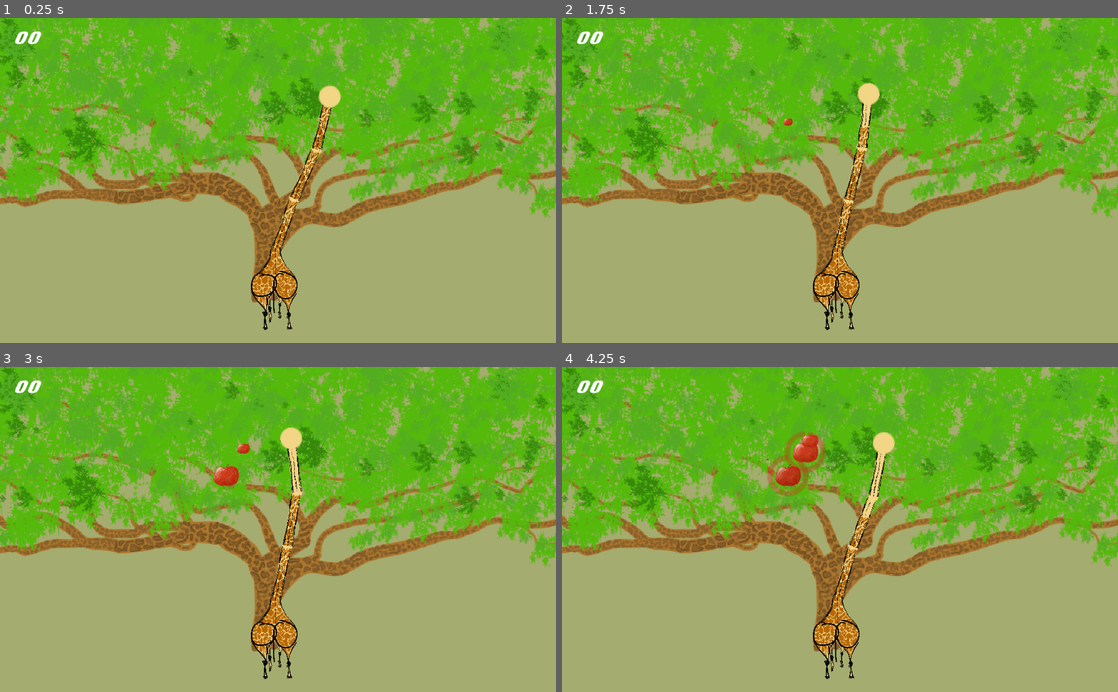
Above: before the commit, frames 1-4 (two rows, left to right).
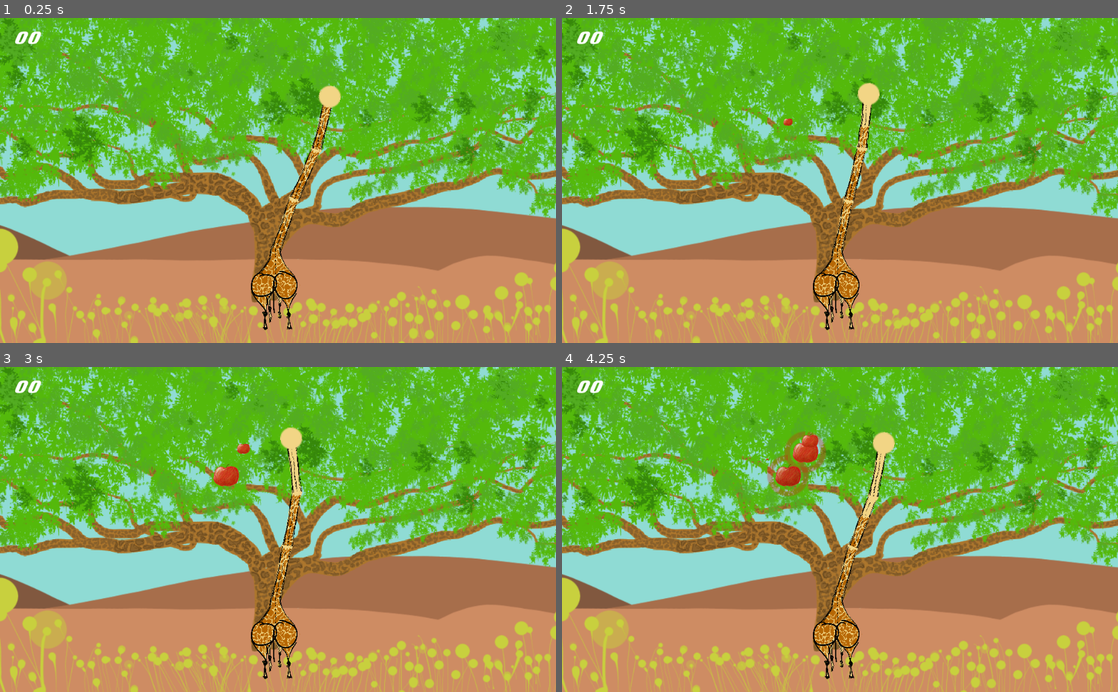
Above: after the commit, the same moments.

Repository: AnJ95/tectonicGiraffe
Game: Godot game, scene res://main/Main.tscn
The game is run twice, just before and just after one commit, with the same random seed, the same clock (stepped at 60 frames per second) and the same inputs.
Inputs:
- Up to frame 1 (0.25 s): no input
- Up to frame 2 (1.75 s): tap W (key_0) at 0.6 s; tap A (key_1) at 1.35 s
- Up to frame 3 (3 s): tap D (key_2) at 2.1 s; tap S (key_3) at 2.85 s
- Up to frame 4 (4.25 s): tap W (key_0) at 3.6 s

The runs differ from the first frame. In frame 1, 54% of the frame differs, in the area x 0-100%, y 0-100%; in frame 2, 54%; in frame 3, 54%; in frame 4, 54%.

Commit message:
Added background Sprite into game

Diff:
--- a/main/Main.tscn
+++ b/main/Main.tscn
@@ -8,6 +8,7 @@
 [ext_resource path="res://assets/sprites/baum.png" type="Texture" id=6]
 [ext_resource path="res://main/TreePolygon.gd" type="Script" id=7]
 [ext_resource path="res://assets/fonts/deftone stylus.ttf" type="DynamicFontData" id=8]
+[ext_resource path="res://assets/sprites/land.png" type="Texture" id=9]
 
 [sub_resource type="DynamicFont" id=1]
 size = 44
@@ -24,10 +25,15 @@
 anchor_bottom = 1.0
 margin_right = 40.0
 margin_bottom = 40.0
-color = Color( 0.65098, 0.678431, 0.439216, 1 )
+color = Color( 0.564706, 0.862745, 0.835294, 1 )
 __meta__ = {
 "_edit_use_anchors_": false
 }
+
+[node name="land" type="Sprite" parent="."]
+position = Vector2( 516.267, -163.923 )
+scale = Vector2( 0.6, 0.6 )
+texture = ExtResource( 9 )
 
 [node name="baum" type="Sprite" parent="."]
 position = Vector2( 512.693, -194.814 )
Not shown, added: assets/sprites/ gras.png.import
Binary file changed: assets/sprites/land.png
Not shown, added: assets/sprites/land.png.import
Not shown: 1 places in main/Main.tscn that only renumber resources
